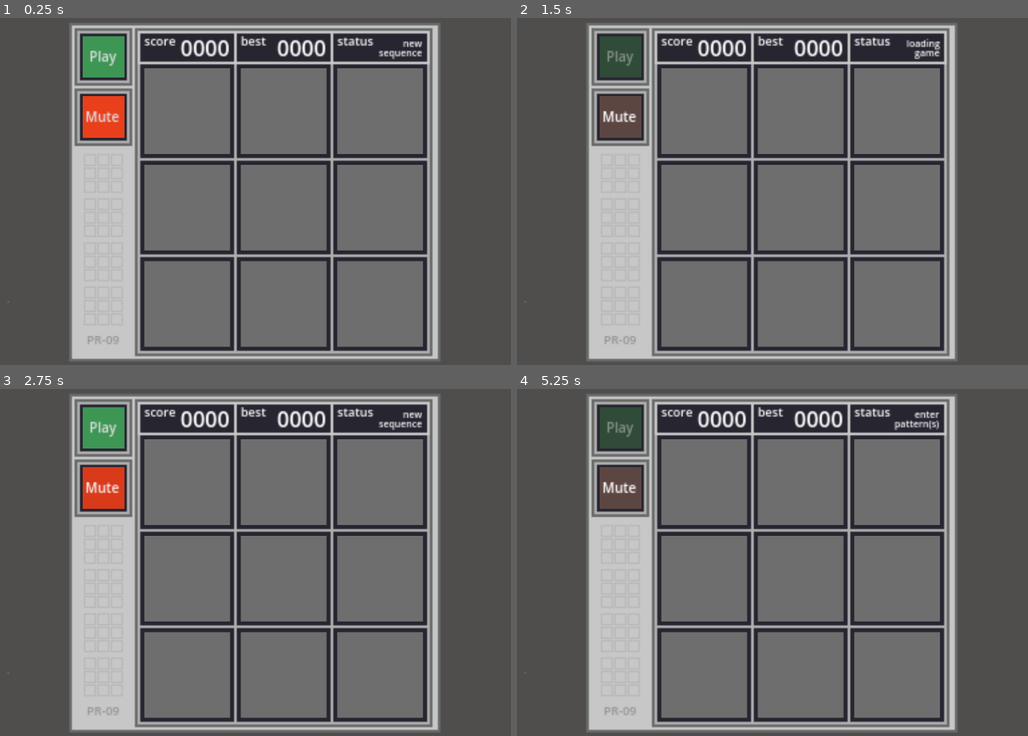
Above: before the commit, frames 1-4 (two rows, left to right).
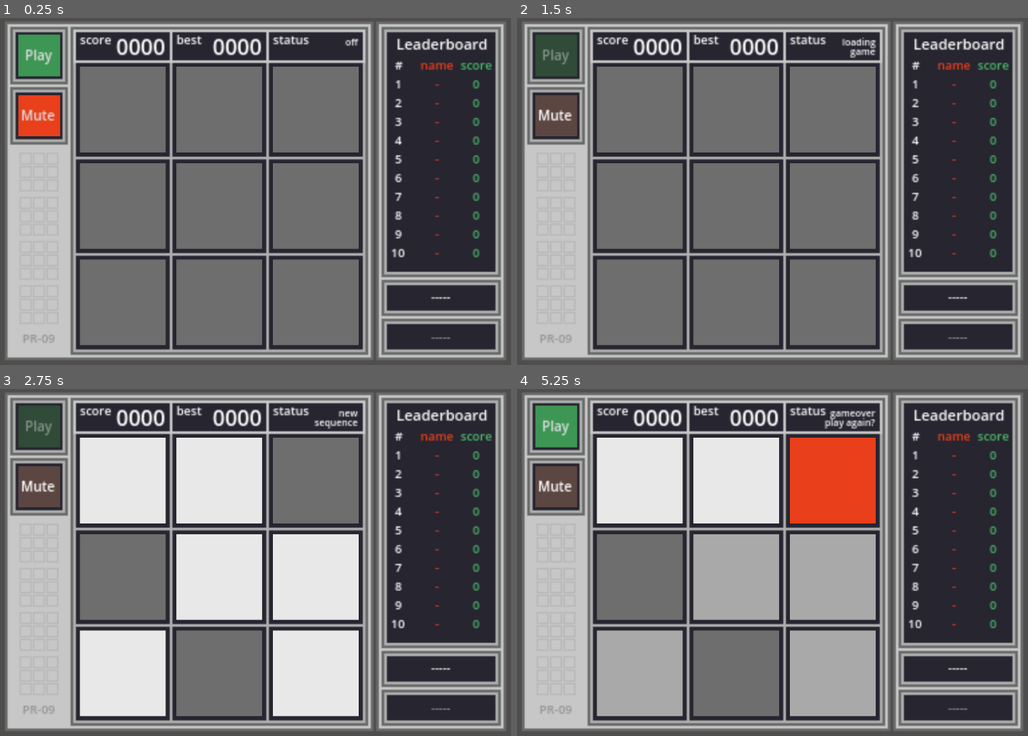
Above: after the commit, the same moments.

Repository: ethan-berkowitz/memoryGame
Game: Godot game, scene res://scenes/game.tscn
Same seed, same stepped clock (60 frames per second), same inputs: the game is played once before the commit and once after it.
Inputs (mouse positions are in pixels of both pictures, inside the frame that each line leads up to):
- Up to frame 1 (0.25 s): no input
- Up to frame 2 (1.5 s): click "Play" at 0.5 s; click "Mute" at 1.25 s
- Up to frame 3 (2.75 s): tap Enter (Enter, bound only after the commit) at 2 s; tap C (C) at 2.1 s; tap R (R) at 2.3 s
- Up to frame 4 (5.25 s): click (619, 427) at 2.75 s, where only the run before the commit has a clickable "Play"; click (639, 479) at 3.52 s; click (736, 479) at 4.27 s; click (833, 479) at 5.02 s

The runs differ from the first frame. In frame 1, 61% of the frame differs, in the area x 1-99%, y 1-99%; in frame 2, 60%; in frame 3, 77%; in frame 4, 79%.

Commit message:
added leaderboard using firebase

Diff:
--- a/project.godot
+++ b/project.godot
@@ -32,6 +32,11 @@
 "events": [Object(InputEventMouseButton,"resource_local_to_scene":false,"resource_name":"","device":-1,"window_id":0,"a …(253 unchanged characters)…
 ]
 }
+Enter={
+"deadzone": 0.5,
+"events": [Object(InputEventKey,"resource_local_to_scene":false,"resource_name":"","device":-1,"window_id":0,"alt_pressed":false,"shift_pressed":false,"ctrl_pressed":false,"meta_pressed":false,"pressed":false,"keycode":0,"physical_keycode":4194309,"key_label":0,"unicode":0,"echo":false,"script":null)
+]
+}
 
 [rendering]
 
--- a/scenes/game.tscn
+++ b/scenes/game.tscn
@@ -1,9 +1,10 @@
-[gd_scene load_steps=17 format=3 uid="uid://ia2w8e818ih2"]
+[gd_scene load_steps=19 format=3 uid="uid://ia2w8e818ih2"]
 
 [ext_resource type="PackedScene" uid="uid://4j882nsb4sl8" path="res://scenes/grid_button.tscn" id="1_j75om"]
 [ext_resource type="Script" path="res://scripts/main.gd" id="1_ooi14"]
 [ext_resource type="Texture2D" uid="uid://c8i7mwvycq1yc" path="res://assets/button_border.png" id="3_ifrhc"]
 [ext_resource type="AudioStream" uid="uid://djeuaoqt1bp3n" path="res://sounds/play.mp3" id="4_ukpt3"]
+[ext_resource type="Script" path="res://scripts/input_name.gd" id="4_xcyja"]
 [ext_resource type="AudioStream" uid="uid://bx6c78qybku6p" path="res://sounds/correct_pattern.mp3" id="5_k3mih"]
 [ext_resource type="AudioStream" uid="uid://c3ioepov6rgn5" path="res://sounds/wrong.mp3" id="6_hv2mo"]
 [ext_resource type="AudioStream" uid="uid://dps83dp8tnulv" path="res://sounds/select.mp3" id="7_ksrxp"]
@@ -32,6 +33,8 @@
 
 [sub_resource type="StyleBoxFlat" id="StyleBoxFlat_ac306"]
 bg_color = Color(0.490196, 0.164706, 0.0980392, 1)
+
+[sub_resource type="StyleBoxEmpty" id="StyleBoxEmpty_gunnc"]
 
 [node name="Game" type="Node2D"]
 
@@ -111,6 +114,21 @@
 theme_override_styles/pressed = SubResource("StyleBoxFlat_tnwdg")
 theme_override_styles/disabled = SubResource("StyleBoxFlat_cemhp")
 text = "Play"
+
+[node name="SubmitButton" type="Button" parent="Main"]
+visible = false
+offset_left = 125.0
+offset_top = 59.0
+offset_right = 206.0
+offset_bottom = 78.0
+focus_mode = 0
+mouse_default_cursor_shape = 2
+theme_override_font_sizes/font_size = 10
+theme_override_styles/normal = SubResource("StyleBoxFlat_fvhv3")
+theme_override_styles/hover = SubResource("StyleBoxFlat_v4rtc")
+theme_override_styles/pressed = SubResource("StyleBoxFlat_tnwdg")
+theme_override_styles/disabled = SubResource("StyleBoxFlat_cemhp")
+text = "New High Score!"
 
 [node name="MuteButton" type="Button" parent="Main"]
 offset_left = -150.0
@@ -144,8 +162,7 @@
 offset_bottom = -102.0
 theme_override_constants/line_spacing = -4
 theme_override_font_sizes/font_size = 7
-text = "new
-sequence"
+text = "off"
 horizontal_alignment = 2
 
 [node name="HighscoreLabel" type="Label" parent="Main/Labels"]
@@ -190,6 +207,108 @@
 text = "PR-09"
 horizontal_alignment = 1
 
+[node name="LeaderboardTitle" type="Label" parent="Main/Labels"]
+offset_left = 126.0
+offset_top = -129.0
+offset_right = 207.0
+offset_bottom = -21.0
+theme_override_font_sizes/font_size = 11
+text = "Leaderboard"
+horizontal_alignment = 1
+
+[node name="LeaderboardInfo" type="Label" parent="Main/Labels"]
+offset_left = 125.0
+offset_top = 61.0
+offset_right = 206.0
+offset_bottom = 78.0
+theme_override_font_sizes/font_size = 9
+text = "-----"
+horizontal_alignment = 1
+
+[node name="LeaderboardEnterName" type="Label" parent="Main/Labels"]
+visible = false
+offset_left = 127.0
+offset_top = 90.0
+offset_right = 191.0
+offset_bottom = 109.0
+theme_override_font_sizes/font_size = 7
+text = "Enter Initials"
+
+[node name="LeaderboardPlace" type="Label" parent="Main/Labels"]
+offset_left = 124.0
+offset_top = -112.0
+offset_right = 144.0
+offset_bottom = 78.0
+theme_override_constants/line_spacing = 1
+theme_override_font_sizes/font_size = 9
+text = "#
+1
+2
+3
+4
+5
+6
+7
+8
+9
+10"
+horizontal_alignment = 1
+
+[node name="LeaderboardName" type="Label" parent="Main/Labels"]
+offset_left = 122.0
+offset_top = -112.0
+offset_right = 203.0
+offset_bottom = 93.0
+theme_override_colors/font_color = Color(0.913725, 0.247059, 0.105882, 1)
+theme_override_constants/line_spacing = 1
+theme_override_font_sizes/font_size = 9
+text = "name
+-
+-
+-
+-
+-
+-
+-
+-
+-
+-"
+horizontal_alignment = 1
+
+[node name="LeaderboardScore" type="Label" parent="Main/Labels"]
+offset_left = 180.0
+offset_top = -112.0
+offset_right = 204.0
+offset_bottom = 78.0
+theme_override_colors/font_color = Color(0.298039, 0.729412, 0.415686, 1)
+theme_override_constants/line_spacing = 1
+theme_override_font_sizes/font_size = 9
+text = "score
+0
+0
+0
+0
+0
+0
+0
+0
+0
+0"
+horizontal_alignment = 1
+
+[node name="InputName" type="LineEdit" parent="Main/Labels"]
+offset_left = 125.0
+offset_top = 87.0
+offset_right = 206.0
+offset_bottom = 107.0
+theme_override_font_sizes/font_size = 9
+theme_override_styles/normal = SubResource("StyleBoxEmpty_gunnc")
+placeholder_text = "-----"
+alignment = 1
+max_length = 3
+caret_blink = true
+script = ExtResource("4_xcyja")
+
 [node name="Sounds" type="Node2D" parent="Main"]
 
 [node name="snd_play" type="AudioStreamPlayer2D" parent="Main/Sounds"]
@@ -207,7 +326,9 @@
 [node name="snd_sequence_complete" type="AudioStreamPlayer2D" parent="Main/Sounds"]
 stream = ExtResource("8_5tvrg")
 
+[node name="HTTPRequest" type="HTTPRequest" parent="Main"]
+
 [node name="Camera2D" type="Camera2D" parent="."]
-position = Vector2(0, -12)
+position = Vector2(48, -11)
 offset = Vector2(-21.61, 2.08165e-12)
 zoom = Vector2(2.5, 2.5)
--- a/scenes/grid_button.tscn
+++ b/scenes/grid_button.tscn
@@ -1,6 +1,6 @@
 [gd_scene load_steps=4 format=3 uid="uid://4j882nsb4sl8"]
 
-[ext_resource type="Script" path="res://scenes/grid_button.gd" id="1_e5ebw"]
+[ext_resource type="Script" path="res://scripts/grid_button.gd" id="1_j6tqo"]
 
 [sub_resource type="StyleBoxFlat" id="StyleBoxFlat_pfwgy"]
 bg_color = Color(0.431373, 0.431373, 0.431373, 1)
@@ -17,4 +17,4 @@
 theme_override_styles/hover = SubResource("StyleBoxFlat_pfwgy")
 theme_override_styles/pressed = SubResource("StyleBoxFlat_1bgyi")
 toggle_mode = true
-script = ExtResource("1_e5ebw")
+script = ExtResource("1_j6tqo")
--- /dev/null
+++ b/scripts/input_name.gd
@@ -0,0 +1,14 @@
+extends LineEdit
+
+func _ready():
+	text_changed.connect(_on_text_changed)
+
+func _on_text_changed(new_text: String):
+	var filtered = ""
+	for c in new_text:
+		if c >= "a" and c <= "z" or c >= "A" and c <= "Z":
+			filtered += c.to_upper()
+
+	if text != filtered:
+		text = filtered
+		caret_column = text.length()
--- a/scripts/main.gd
+++ b/scripts/main.gd
@@ -9,18 +9,26 @@
 @onready var b7: Button = $GridButtons/Button7
 @onready var b8: Button = $GridButtons/Button8
 @onready var b9: Button = $GridButtons/Button9
+
 @onready var play_button: Button = $PlayButton
 @onready var mute_button: Button = $MuteButton
 
 @onready var highscore_label = $Labels/HighscoreLabel
 @onready var score_label: Label = $Labels/ScoreLabel
 @onready var status_label: Label = $Labels/StatusLabel
+@onready var leaderboard_name: Label = $Labels/LeaderboardName
+@onready var leaderboard_score:Label = $Labels/LeaderboardScore
+@onready var leaderboard_info = $Labels/LeaderboardInfo
+
+@onready var input_name = $Labels/InputName
 
 @onready var snd_correct_pattern: AudioStreamPlayer2D = $Sounds/snd_correct_pattern
 @onready var snd_play: AudioStreamPlayer2D = $Sounds/snd_play
 @onready var snd_select: AudioStreamPlayer2D = $Sounds/snd_select
 @onready var snd_wrong: AudioStreamPlayer2D = $Sounds/snd_wrong
 @onready var snd_sequence_complete = $Sounds/snd_sequence_complete
+
+@onready var http_request = $HTTPRequest
 
 # General
 const	grid_size := 9
@@ -31,13 +39,18 @@
 				SETUP_INPUT,
 				CHECK_INPUT,
 				CORRECT_PATTERN,
+				LEADERBOARD_ENTRY,
 				GAMEOVER}
 var		buttons: Array[Button] = []
 var		rng := RandomNumberGenerator.new()
 var		score := 0
 var 	highscore := 0
+var		last_highscore := 0
 var		state := states.START
 var		timer := 0.0
+
+# Http requests
+var		last_request := ""
 
 # Round Start
 const	round_start_rate := 1
@@ -63,8 +76,9 @@
 const	txt_display := "new\nsequence"
 const 	txt_input := "enter\npattern(s)"
 const	txt_correct := "pattern\ncomplete"
-const	txt_wrong := "gameover\ntry again"
+const	txt_wrong := "gameover\nplay again?"
 const 	txt_complete := "sequence\ncomplete"
+const	txt_leaderboard := "new\nhighscore"
 
 # Colors
 const		col_pressed := Color(0.91, 0.91, 0.91)
@@ -78,9 +92,14 @@
 	buttons = [b1, b2, b3, b4, b5, b6, b7, b8, b9]
 	all_clickable(false)
 
+
+
+
+	# Connect HTTPRequest signal
+	http_request.request_completed.connect(self._http_request_completed)
+	get_scores()
+
 func _process(delta):
-	if Input.is_action_just_pressed("R"):
-		get_tree().reload_current_scene()
 	if mute_button.button_pressed:
 		var bus_idx = AudioServer.get_bus_index("Master")
 		AudioServer.set_bus_mute(bus_idx, true)
@@ -91,7 +110,7 @@
 		states.START:
 			display_score(score_label, score)
 			display_highscore()
-			if play_button.button_pressed or Input.is_action_just_pressed("C"):
+			if play_button.button_pressed:
 				snd_play.play()
 				play_button.disabled = true
 				state = states.ROUND_START
@@ -131,29 +150,113 @@
 				else:
 					score += 1
 					state = states.ROUND_START
+		states.LEADERBOARD_ENTRY:
+			if input_name.text.length() == 3:
+				leaderboard_info.text = "hit enter!"
+				if Input.is_action_just_pressed("Enter"):
+					submit_score(input_name.text, score)
+					input_name.text = ""
+					input_name.release_focus()
+					play_button.disabled = false
+					leaderboard_info.text = "-----"
+					input_name.placeholder_text = "-----"
+					status_label.text = txt_wrong
+			if play_button.button_pressed:
+				play_after_gameover()
 		states.GAMEOVER:
 			all_clickable(false)
+			if score > last_highscore:
+				input_name.grab_focus()
+				leaderboard_info.text = "new highscore!"
+				input_name.placeholder_text = "type initials (3)"
+				status_label.text = txt_leaderboard
+				state = states.LEADERBOARD_ENTRY
+				return
+			status_label.text = txt_wrong
 			play_button.disabled = false
 			if play_button.button_pressed:
-				play_button.disabled = true
-				snd_play.play()
-				reset_game()
+				play_after_gameover()
+
+func play_after_gameover():
+	play_button.disabled = true
+	snd_play.play()
+	reset_game()
+
+func submit_score(player_name: String, submissionScore: int):
+	last_request = "POST"
+
+	var url = "https://patternrecall-default-rtdb.europe-west1.firebasedatabase.app/messages.json"
+	var body = JSON.stringify({
+		"name": player_name,
+		"score": submissionScore,
+		"timestamp": Time.get_unix_time_from_system()
+	})
+
+	http_request.request(
+		url,
+		["Content-Type: application/json"],
+		HTTPClient.METHOD_POST,
+		body
+	)
+
+func get_scores():
+	last_request = "GET"
+	var url = "https://patternrecall-default-rtdb.europe-west1.firebasedatabase.app/messages.json?orderBy=%22score%22&limitToLast=10"
+	http_request.request(url)
+
+func _http_request_completed(_result, _response_code, _headers, body):
+	if last_request == "POST":
+		print("Score posted. Now requesting leaderboard")
+		get_scores()
+	else:
+		var text = body.get_string_from_utf8()
+		var data = JSON.parse_string(text)
+		if data == null or not data is Dictionary:
+			print("No leaderboard data or parse error")
+			return
+		update_leaderboard(data)
+
+func update_leaderboard(data):
+	# Convert dict to array for sorting
+	var entries = []
+	for key in data.keys():
+		entries.append(data[key])
+
+	# Sort by score desc, then timestamp asc on ties
+	entries.sort_custom(func(a, b):
+		if a["score"] != b["score"]:
+			return a["score"] > b["score"]
+		return a["timestamp"] < b["timestamp"]
+	)
+
+	# Update the text on the leaderboard
+	var name_str = "name\n"
+	var score_str = "score\n"
+	for entry in entries:
+		name_str += str(entry["name"]) + "\n"
+		score_str += str(entry["score"]) + "\n"
+	leaderboard_name.text = name_str
+	leaderboard_score.text = score_str
+
+	# Store the last_high_score
+	if entries.size() == 10:
+		last_highscore = entries[entries.size() - 1]["score"]
 
 func reset_button_correct():
 	for i in grid_size:
 		buttons[i].correct = false
 
 func display_score(label, num):
-	var str := ""
+	var temp := ""
 	if score < 10:
-		str = "000" + str(num)
+		temp = "000" + str(num)
 	elif score < 100:
-		str = "00" + str(num)
+		temp = "00" + str(num)
 	elif score < 1000:
-		str = "0" + str(num)
+		temp = "0" + str(num)
 	else:
-		str = str(num)
-	label.text = str
+		temp = str(num)
+	label.text = temp
 
 func display_highscore():
 	if (score > highscore):
@@ -219,7 +322,6 @@
 				set_one_button_color(buttons[i], col_wrong)
 				reveal_correct_pattern()
 				snd_wrong.play()
-				status_label.text = txt_wrong
 				state = states.GAMEOVER
 				break
 
@@ -283,12 +385,12 @@
 		# Check for duplicate pattern
 		if valid and score < 512:
 			for pattern in patterns:
-				var duplicate = true
+				var dup = true
 				for i in grid_size:
 					if temp[i] != pattern[i]:
-						duplicate = false
+						dup = false
 						break
-				if duplicate:
+				if dup:
 					valid = false
 					break
 		if !valid:
Binary file changed: assets/button_border.aseprite
Binary file changed: assets/button_border.png
Binary file added: assets/logicstics.aseprite
Not shown, removed: builds/index.apple-touch-icon.png.import
Not shown, removed: builds/index.icon.png.import
Not shown, removed: builds/index.png.import
Renamed: scenes/grid_button.gd -> scripts/grid_button.gd
Not shown, changed: .DS_Store
Not shown, changed: builds/.DS_Store
Not shown, removed: builds/index.apple-touch-icon.png
Not shown, removed: builds/index.audio.worklet.js
Not shown, removed: builds/index.html
(and 7 more such lines)
